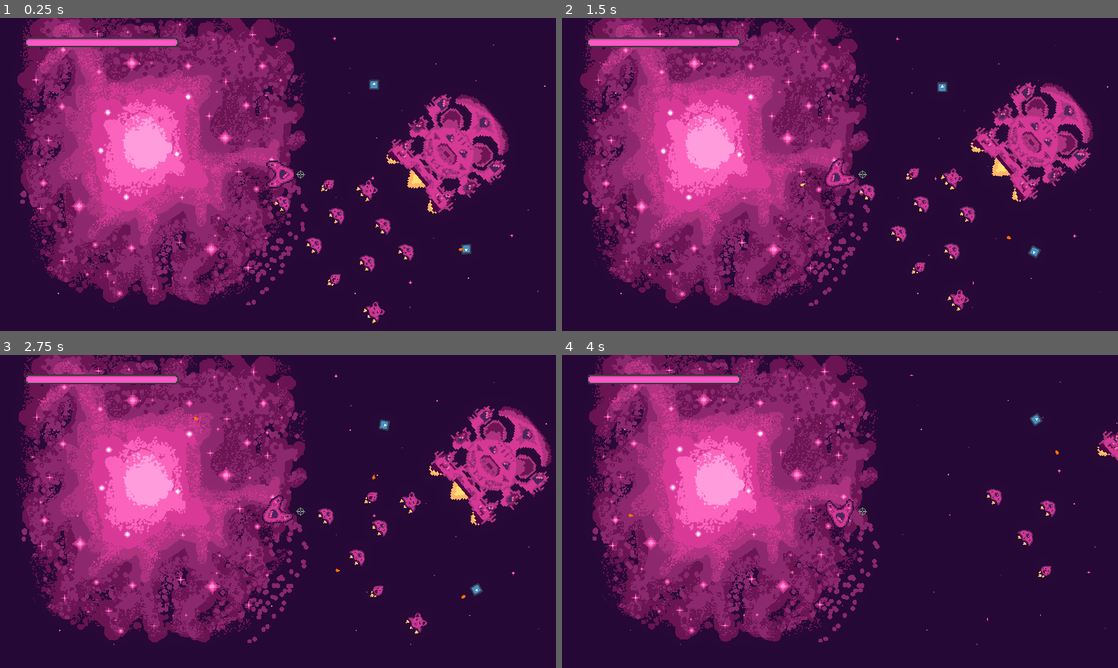
Above: before the commit, frames 1-4 (two rows, left to right).
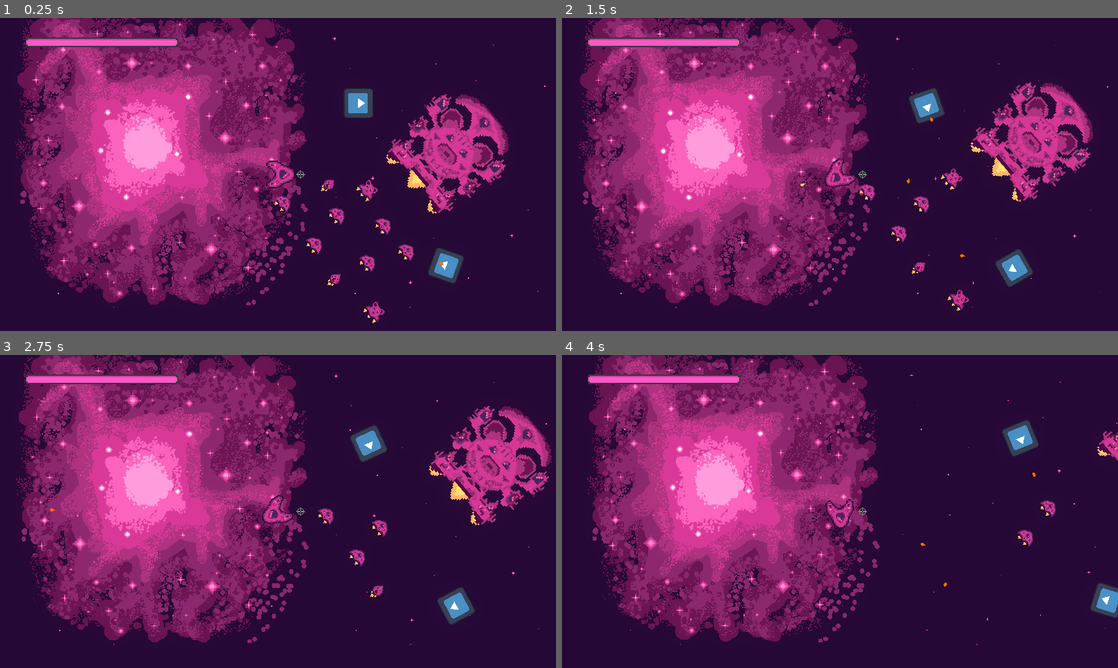
Above: after the commit, the same moments.

Repository: bear-minimum-studio/space-bear
Game: Godot game, scene res://Game.tscn
Two runs of this game, one before a commit and one after it. Both use one fixed random seed, a clock stepped at 60 frames per second and the inputs below. The engine's default icon, where the game draws it, is replaced by a stand-in: a white triangle on a blue panel in a dark square.
Inputs:
- Up to frame 1 (0.25 s): no input
- Up to frame 2 (1.5 s): hold Right (turn_right) 0.53-1.28 s; tap Down (decelerate) at 0.6 s; hold Left (turn_left) from 1.28 s (still down); tap Space (fire) at 1.35 s
- Up to frame 3 (2.75 s): release Left (turn_left) at 2.03 s; hold Right (turn_right) from 2.03 s (still down); hold G (grappling_hook) from 2.03 s (still down)
- Up to frame 4 (4 s): release Right (turn_right) at 2.78 s; release G (grappling_hook) at 2.78 s; hold Up (accelerate) 2.78-3.53 s; tap F (turret_fire) at 2.85 s; hold Left (turn_left) from 3.53 s (still down); tap Down (decelerate) at 3.6 s

The runs differ from the first frame. In frame 1, 1.1% of the frame differs, in the area x 61-85%, y 19-85%; in frame 2, 1.4%; in frame 3, 1.5%, in the area x 9-87%, y 19-90%; in frame 4, 1.2%.

Commit message:
feat: make enemy inherit AbstractShip

Diff:
--- a/World.tscn
+++ b/World.tscn
@@ -107,11 +107,11 @@
 [node name="Asteroid5" parent="Asteroids" instance=ExtResource("3_dv0ok")]
 position = Vector2(1677, -657)
 
-[node name="Enemy" parent="." instance=ExtResource("7_s1ipq")]
-position = Vector2(484, 259)
+[node name="Enemy3" parent="." instance=ExtResource("7_fjohj")]
+position = Vector2(298, 7)
 
-[node name="Enemy2" parent="." instance=ExtResource("7_s1ipq")]
-position = Vector2(325, -25)
+[node name="Enemy" parent="." instance=ExtResource("7_fjohj")]
+position = Vector2(449, 287)
 
 [connection signal="shoot" from="Player" to="." method="_on_player_shoot"]
 [connection signal="shoot_grappling_hook" from="Player" to="." method="_on_player_shoot_grappling_hook"]
--- a/npc/enemies/Enemy.gd
+++ b/npc/enemies/Enemy.gd
@@ -1,4 +1,4 @@
-extends CharacterBody2D
+extends "res://npc/AbstractShip.gd"
 
 @export_range(0.5,50.0) var bullets_per_second = 5.0
 @export_range(1, 50) var health = 5
--- a/npc/enemies/Enemy.tscn
+++ b/npc/enemies/Enemy.tscn
@@ -1,29 +1,34 @@
-[gd_scene load_steps=5 format=3 uid="uid://cvkesa5v60dj4"]
+[gd_scene load_steps=6 format=3 uid="uid://bb8wbwlfnjaxt"]
 
-[ext_resource type="Texture2D" uid="uid://c5s81dgpgp4ib" path="res://icon.svg" id="1_bptl7"]
-[ext_resource type="Script" path="res://npc/enemies/Enemy.gd" id="1_vo5bf"]
+[ext_resource type="PackedScene" uid="uid://dowswmgssgp2f" path="res://npc/AbstractShip.tscn" id="1_oxqnl"]
+[ext_resource type="Script" path="res://npc/enemies/Enemy.gd" id="2_36u4k"]
+[ext_resource type="Texture2D" uid="uid://c5s81dgpgp4ib" path="res://icon.svg" id="3_n6c30"]
 
-[sub_resource type="CircleShape2D" id="CircleShape2D_764n1"]
+[sub_resource type="CircleShape2D" id="CircleShape2D_3dcnw"]
+radius = 41.1096
 
-[sub_resource type="CircleShape2D" id="CircleShape2D_0thyc"]
+[sub_resource type="CircleShape2D" id="CircleShape2D_d6bky"]
 radius = 126.004
 
-[node name="Enemy" type="CharacterBody2D"]
+[node name="Enemy" instance=ExtResource("1_oxqnl")]
 collision_layer = 2
 collision_mask = 0
-script = ExtResource("1_vo5bf")
+script = ExtResource("2_36u4k")
+bullets_per_second = 5.0
+health = 5
 
-[node name="Icon" type="Sprite2D" parent="."]
-scale = Vector2(0.140625, 0.140625)
-texture = ExtResource("1_bptl7")
+[node name="Ship" parent="." index="0"]
+rotation = 1.57079
+scale = Vector2(0.40625, 0.40625)
+texture = ExtResource("3_n6c30")
 
-[node name="CollisionShape2D" type="CollisionShape2D" parent="."]
-shape = SubResource("CircleShape2D_764n1")
+[node name="CollisionShape2D" parent="." index="2"]
+shape = SubResource("CircleShape2D_3dcnw")
 
-[node name="FireRange" type="Area2D" parent="."]
+[node name="FireRange" type="Area2D" parent="." index="5"]
 collision_layer = 0
 collision_mask = 8
 
-[node name="CollisionShape2D" type="CollisionShape2D" parent="FireRange"]
-shape = SubResource("CircleShape2D_0thyc")
+[node name="CollisionShape2D" type="CollisionShape2D" parent="FireRange" index="0"]
+shape = SubResource("CircleShape2D_d6bky")
 debug_color = Color(0.701961, 0.466667, 0, 0.419608)
Not shown: 2 places in World.tscn that only renumber resources
